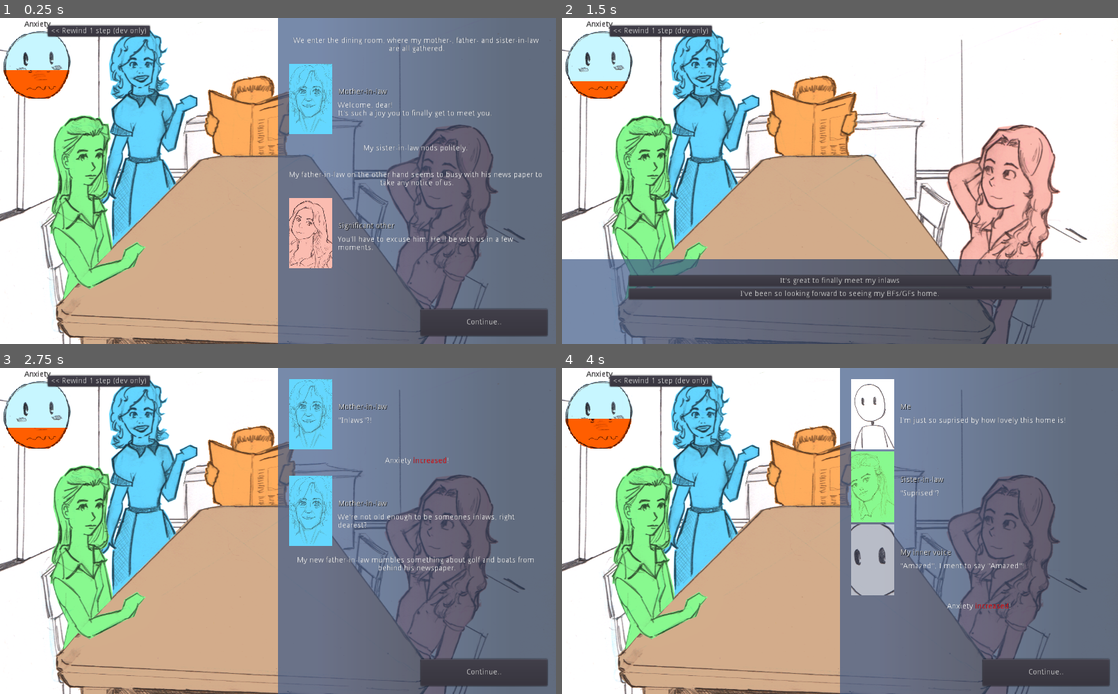
Above: before the commit, frames 1-4 (two rows, left to right).
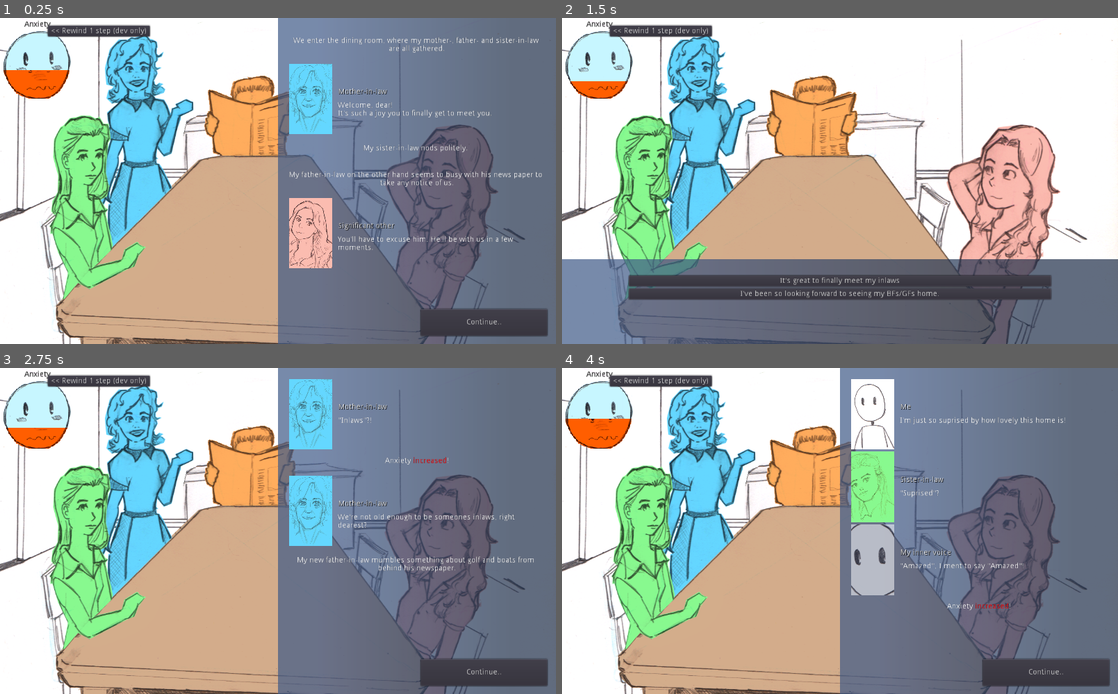
Above: after the commit, the same moments.

Repository: jordgubben/gw24-fam-andersson
Game: Godot game, scene res://FamilyDinner.tscn
Same seed, same stepped clock (60 frames per second), same inputs: the game is played once before the commit and once after it. The engine's default icon, where the game draws it, is replaced by a stand-in: a white triangle on a blue panel in a dark square.
Inputs:
- Up to frame 1 (0.25 s): no input
- Up to frame 2 (1.5 s): click "Continue.." at 0.5 s; click "Continue.." at 1.25 s
- Up to frame 3 (2.75 s): click "It's great to finally meet my…" at 2 s
- Up to frame 4 (4 s): click "<< Rewind 1 step (dev only)" at 2.75 s; click "I've been so looking forward …" at 3.5 s

The runs differ from the first frame. In frame 1, 3.4% of the frame differs, in the area x 18-36%, y 3-71%; in frame 2, 3.4%; in frame 3, 3.4%; in frame 4, 3.4%.

Commit message:
Animate family member exits (mil and so)

Diff:
--- a/Conversation.gd
+++ b/Conversation.gd
@@ -203,5 +203,8 @@
 					var speaker = speakers[speaker_id]
 					out.queue_favour_change(speaker, c)
 
+				{"play_animation": var animation_id}:
+					out.queue_animation(animation_id)
+
 				_:
 					printerr("Unablle to pressent", el)
--- a/FamilyDinner.gd
+++ b/FamilyDinner.gd
@@ -37,6 +37,7 @@
 		{S: "mother-in-law", "text": "Don't worry! I was just.."},
 		{"text": "Suddenly. The kitchen timer rings."},
 		{S: "mother-in-law", "text": "..needed in the kitchen. Appartently."},
+		{"play_animation": "mil_exits"},
 		{"text": "She swirls of into the next room"},
 		{"change_anxiety": -1},
 		{"speaker": IV, "text": "Saved by the bell, literally."}
@@ -55,6 +56,7 @@
 		{"speaker": IV, "text": "What has he/she told them? Do I need to keep our stories traight for some reason?"},
 		{"text": "Suddenly. The kitchen timer rings."},
 		{S: "mother-in-law", "text": "Well, that's my queue. We'll have to talk more about this later."},
+		{"play_animation": "mil_exits"},
 		{"change_anxiety": +2},
 		{"text": "She shifts gracefully in to the next room, while keeping her eyes fixed on my fidgeting fiance."},
 	]),
@@ -83,6 +85,7 @@
 		{S: "mother-in-law", "text": "Hmpf.. The house you wanted on the other hand.."},
 		{"text": "Suddenly. The kitchen timer rings."},
 		{"text": "My mother-in-law marches out into the next room."},
+		{"play_animation": "mil_exits"},
 		{S: IV, "text": "Ooookeeey... Touchy subject?"},
 	]),
 	"start->home->modern": ConversationSegment.new("..it's so modern and practical", [
@@ -100,6 +103,7 @@
 		{S: "father-in-law", "text": "It's also a fire hassard that.."},
 		{"text": "Suddenly. The kitchen timer rings."},
 		{"text": "My mother-in-law strides out into the next room."},
+		{"play_animation": "mil_exits"},
 		{S: IV, "text": "Ooookeeey... Touchy subject?"},
 	]),
 
@@ -163,6 +167,7 @@
 		{"text": "My fiancé sighs, then gets up."},
 		{S: IV, "text":
 			"Don't run away righ after you dragged me in to this."},
+		{"play_animation": "so_exits"},
 		{S: SO, "text":
 			"I'll be right back. Promise."},
 		{S: IV, "text":
@@ -189,6 +194,7 @@
 		{"text": "My fiancé sighs, then gets up."},
 		{S: IV, "text":
 			"Don't run away righ after you dragged me in to this."},
+		{"play_animation": "so_exits"},
 		{S: SO, "text":
 			"I'll be right back. Promise."},
 		{S: IV, "text":
@@ -247,6 +253,13 @@
 	prints("Favour changed for ", person, "by", change)
 
 
+func _on_narrative_animation_requested(animation_id):
+	if $main_animation_player.has_animation(animation_id):
+		$main_animation_player.play(animation_id)
+	else:
+		printerr("Unknown animation:", animation_id)
+
+
 func _on_main_animation_player_animation_finished(anim_name):
 	prints(self, "_on_blackout_animation_player_animation_finished", anim_name)
 	if anim_name == "blackout_anim":
--- a/FamilyDinner.tscn
+++ b/FamilyDinner.tscn
@@ -36,11 +36,41 @@
 "values": [ Color( 1, 1, 1, 0 ), Color( 0, 0, 0, 1 ) ]
 }
 
-[sub_resource type="Gradient" id=2]
+[sub_resource type="Animation" id=2]
+resource_name = "mil_exits"
+tracks/0/type = "value"
+tracks/0/path = NodePath("dining_room/occupants/mother-in-law:modulate")
+tracks/0/interp = 1
+tracks/0/loop_wrap = true
+tracks/0/imported = false
+tracks/0/enabled = true
+tracks/0/keys = {
+"times": PoolRealArray( 0, 1 ),
+"transitions": PoolRealArray( 1.7411, 1 ),
+"update": 0,
+"values": [ Color( 0.392157, 0.843137, 1, 1 ), Color( 0.392157, 0.843137, 1, 0 ) ]
+}
+
+[sub_resource type="Animation" id=3]
+resource_name = "so_exits"
+tracks/0/type = "value"
+tracks/0/path = NodePath("dining_room/occupants/significant_other:modulate")
+tracks/0/interp = 1
+tracks/0/loop_wrap = true
+tracks/0/imported = false
+tracks/0/enabled = true
+tracks/0/keys = {
+"times": PoolRealArray( 0, 1 ),
+"transitions": PoolRealArray( 1, 1.86607 ),
+"update": 0,
+"values": [ Color( 0.984314, 0.737255, 0.690196, 1 ), Color( 0.984314, 0.737255, 0.690196, 0 ) ]
+}
+
+[sub_resource type="Gradient" id=4]
 colors = PoolColorArray( 0.117647, 0.0862745, 0.0627451, 1, 0.121569, 0.184314, 0.286275, 1 )
 
-[sub_resource type="GradientTexture" id=3]
-gradient = SubResource( 2 )
+[sub_resource type="GradientTexture" id=5]
+gradient = SubResource( 4 )
 width = 512
 
 [node name="FamilyDinner" type="Node2D"]
@@ -49,6 +79,8 @@
 
 [node name="main_animation_player" type="AnimationPlayer" parent="."]
 anims/blackout_anim = SubResource( 1 )
+anims/mil_exits = SubResource( 2 )
+anims/so_exits = SubResource( 3 )
 
 [node name="conversation" type="Node" parent="."]
 script = ExtResource( 10 )
@@ -90,12 +122,12 @@
 text = "Try again"
 
 [node name="blackout_sprite" type="Sprite" parent="popups_layer"]
-modulate = Color( 0.464844, 0.0635529, 0.0635529, 0 )
+modulate = Color( 1, 1, 1, 0 )
 position = Vector2( 512, 300 )
 rotation = 1.5708
 scale = Vector2( 1.2, 1100 )
 z_as_relative = false
-texture = SubResource( 3 )
+texture = SubResource( 5 )
 __meta__ = {
 "_edit_lock_": true
 }
@@ -147,8 +179,8 @@
 [node name="occupants" type="Node" parent="dining_room"]
 
 [node name="mother-in-law" type="Sprite" parent="dining_room/occupants"]
-modulate = Color( 0.392157, 0.843137, 1, 1 )
-position = Vector2( 264.602, 226.15 )
+self_modulate = Color( 0.392157, 0.843137, 1, 1 )
+position = Vector2( 257, 234.15 )
 scale = Vector2( 0.9, 0.9 )
 texture = ExtResource( 16 )
 script = ExtResource( 5 )
@@ -156,7 +188,7 @@
 speaker_portrait = ExtResource( 6 )
 
 [node name="sister-in-law" type="Sprite" parent="dining_room/occupants"]
-modulate = Color( 0.533333, 0.976471, 0.560784, 1 )
+self_modulate = Color( 0.533333, 0.976471, 0.560784, 1 )
 position = Vector2( 176.51, 346.382 )
 scale = Vector2( 0.85, 0.85 )
 texture = ExtResource( 14 )
@@ -165,7 +197,7 @@
 speaker_portrait = ExtResource( 7 )
 
 [node name="brother-in-law" type="Sprite" parent="dining_room/occupants"]
-modulate = Color( 0.533333, 0.603922, 0.976471, 1 )
+self_modulate = Color( 0.533333, 0.603922, 0.976471, 1 )
 position = Vector2( 1080.72, 227.612 )
 texture = ExtResource( 4 )
 script = ExtResource( 5 )
@@ -173,7 +205,7 @@
 speaker_portrait = ExtResource( 9 )
 
 [node name="significant_other" type="Sprite" parent="dining_room/occupants"]
-modulate = Color( 0.984314, 0.737255, 0.690196, 1 )
+self_modulate = Color( 0.984314, 0.737255, 0.690196, 1 )
 position = Vector2( 801.731, 389.906 )
 scale = Vector2( 0.95, 0.95 )
 z_index = -1
@@ -182,7 +214,7 @@
 speaker_name = "Significant other"
 
 [node name="father-in-law" type="Sprite" parent="dining_room/occupants"]
-modulate = Color( 1, 0.678431, 0.364706, 1 )
+self_modulate = Color( 1, 0.678431, 0.364706, 1 )
 position = Vector2( 469.099, 181.449 )
 texture = ExtResource( 17 )
 script = ExtResource( 5 )
@@ -197,7 +229,7 @@
 speaker_portrait = ExtResource( 18 )
 
 [node name="inner_voice" type="Sprite" parent="dining_room/occupants"]
-modulate = Color( 1, 1, 1, 0.52549 )
+self_modulate = Color( 1, 1, 1, 0.52549 )
 position = Vector2( 409.344, 676.389 )
 texture = ExtResource( 4 )
 script = ExtResource( 5 )
@@ -214,6 +246,7 @@
 }
 [connection signal="animation_finished" from="main_animation_player" to="." method="_on_main_animation_player_animation_finished"]
 [connection signal="pressed" from="popups_layer/blackout_popup/try_again_btn" to="." method="_on_try_again_btn_pressed"]
+[connection signal="animation_requested" from="ui/narrative" to="." method="_on_narrative_animation_requested"]
 [connection signal="anxiety_changed" from="ui/narrative" to="." method="_on_narrative_anxiety_changed"]
 [connection signal="favour_changed" from="ui/narrative" to="." method="_on_narrative_favour_changed"]
 [connection signal="pressentation_completed" from="ui/narrative" to="." method="_on_narrative_pressentation_completed"]
--- a/ui/NarrativePanel.gd
+++ b/ui/NarrativePanel.gd
@@ -9,6 +9,7 @@
 
 signal anxiety_changed(change)
 signal favour_changed(person, change)
+signal animation_requested(animation_id)
 signal pressentation_completed()
 
 var _postponed_elements:Array = []
@@ -21,7 +22,7 @@
 	var d = DialougeBox.instance()
 	d.get_node("speaker_name").text = speaker.speaker_name
 	d.get_node("speaker_portrait").texture = speaker.speaker_portrait
-	d.get_node("speaker_portrait").modulate = speaker.modulate
+	d.get_node("speaker_portrait").modulate = speaker.self_modulate
 	d.get_node("dialouge_label").bbcode_text = dialoug
 	self.queue_element(d)
 
@@ -31,6 +32,21 @@
 	var label = "[center]" + narration +"[/center]"
 	n.get_node("narration_label").bbcode_text = label
 	self.queue_element(n)
+
+
+func queue_animation(animation_id:String):
+	var control = Control.new()
+
+	var con_err = control.connect("tree_entered", self, "_on_animation_requested", [animation_id])
+	if con_err != OK:
+		printerr("Failed to connect '_on_animation_requested' due to error code:", con_err)
+
+	self.queue_element(control)
+
+
+func _on_animation_requested(animation_id:String ):
+	self.emit_signal("animation_requested", animation_id)
+
 
 func queue_anxiety_change(change: float):
 	var box:Control = AnxietyBox.instance()
@@ -47,9 +63,17 @@
 	# Center text
 	label.bbcode_text = "[center]" + label.bbcode_text + "[/center]"
 
-	box.connect("tree_entered", self, "_on_anxiety_changed", [change])
+	# Connect
+	var con_err := box.connect("tree_entered", self, "_on_anxiety_changed", [change])
+	if con_err != OK:
+		printerr("Failed to connect '_on_anxiety_changed' to self. Error code:", con_err)
 
 	self.queue_element(box)
+
+
+func _on_anxiety_changed(change):
+	prints(self, "_on_anxiety_changed:", change)
+	self.emit_signal("anxiety_changed", change)
 
 
 func queue_favour_change(person: Person, change: float):
@@ -72,9 +96,9 @@
 	self.queue_element(box)
 
 
-func _on_anxiety_changed(change):
-	prints(self, "_on_anxiety_changed:", change)
-	self.emit_signal("anxiety_changed", change)
+func _on_favour_changed(person:Person, change: float):
+	self.emit_signal("favour_changed", person, change)
+
 
 func queue_element(new_el: Control):
 	# Don't add anything more if there's already a queue
Not shown: 1 places in FamilyDinner.tscn that only renumber resources
